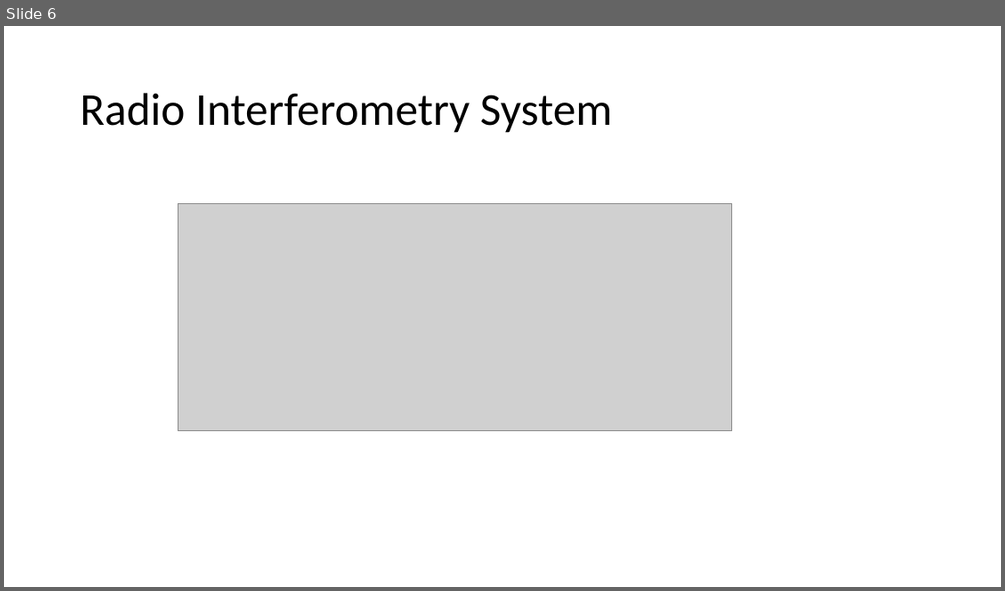
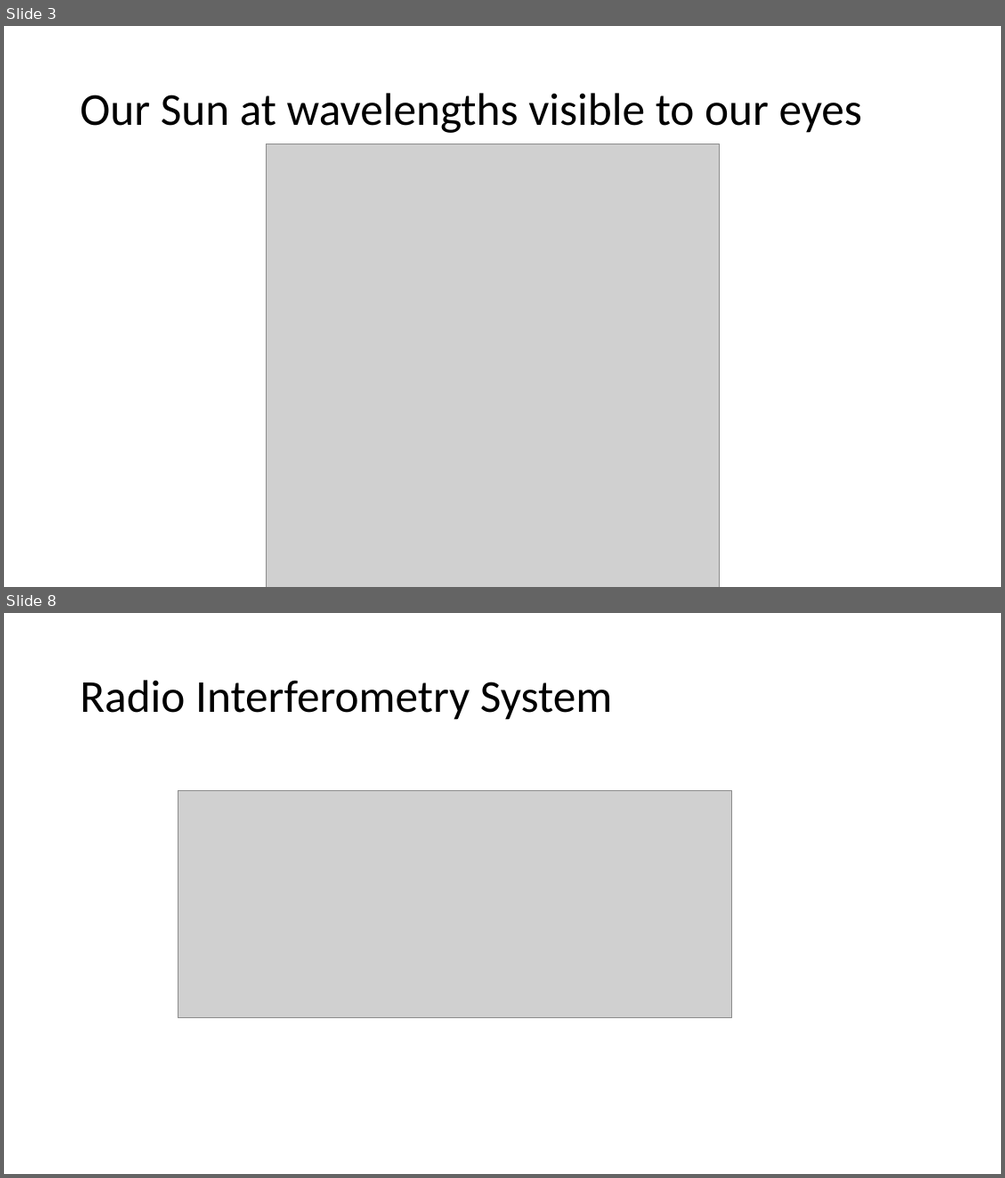
Before and after one commit to lord-blueberry/p9-doc, a slide deck: SKA-Days/Towards Distributed Image Reconstruction.pptx. Shown one above the other, each under a label of ours: slide 6 before the commit, slides 3 and 8 after it; the slides between them are not shown. The pictures are 1005x591 and 1005x1178 pixels, drawn with LibreOffice and Linux fonts; fonts in the diff are those of the drawing; grey boxes stand for pictures. Boxes give left, top, right and bottom in pixels: in the first picture for what was removed or moved away, otherwise in the second. Text is boxed around its words. In the diff, an @@ line names an element or a change of style, - is before the commit and + after.

```diff
--- a/SKA-Days/Towards Distributed Image Reconstruction.pptx
+++ b/SKA-Days/Towards Distributed Image Reconstruction.pptx
@@ slide 3 added at (4, 26, 1001, 587), background #FFFFFF @@
@@ title added at (80, 93, 862, 133), 44 pt, text #000000 @@
+Our Sun at wavelengths visible to our eyes
@@ picture added at (267, 144, 720, 587) @@
@@ what was slide 6 is now slide 8 @@
```
Also in this commit, not shown: 4 slides changed, 4 other slides added, 5 slides removed, 1 other file.
